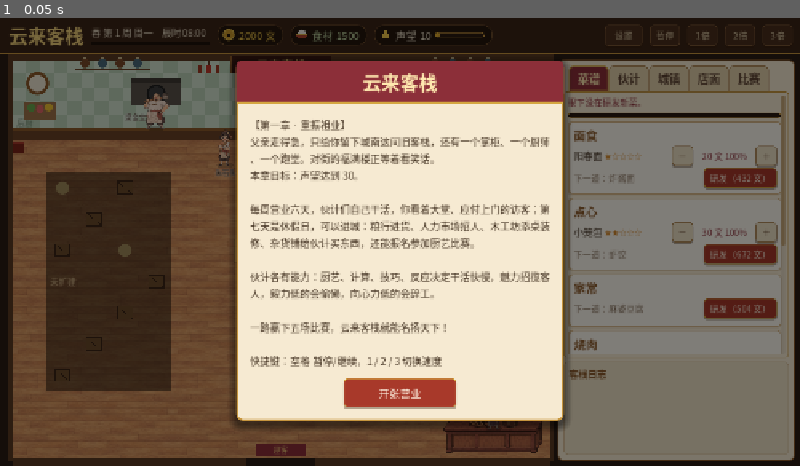
Above: before the commit, frame 1.
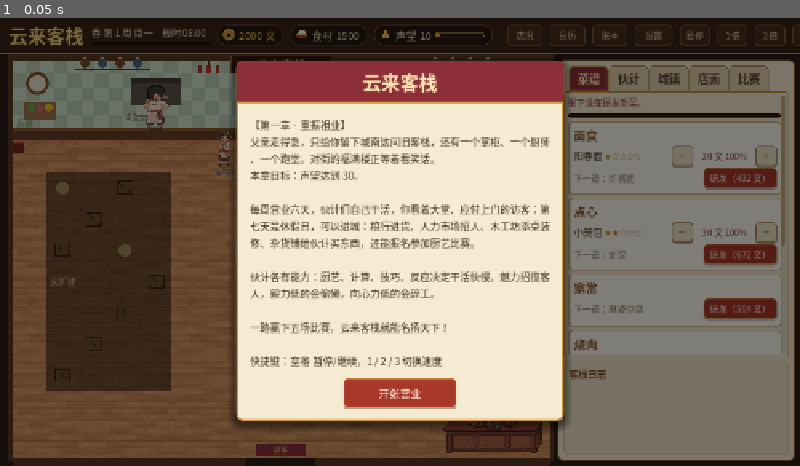
Above: after the commit, the same moment.

Repository: JialiangFan/yunlai-inn
Game: Godot game, scene res://main.tscn
The game is run twice, just before and just after one commit, with the same random seed, the same clock (stepped at 60 frames per second) and the same inputs.
Inputs:
- Up to frame 1 (0.05 s): no input

The runs differ from the first frame. In frame 1, 0.3% of the frame differs, in the area x 63-100%, y 1-7%.

Commit message:
算盘进货、账本、日历、店况窗；日夜光照与客人心情表情
- 粮行「算盘…」：任意数量进货，键盘快捷键（数字、±10、±100、最多、清零、减半、翻倍）
- 账本：本周和前三周分类现金流水，休假日结账，随存档保存
- 日历：本季四周，标出今天、休假日、节庆、比赛周
- 店况：日期、银钱、声望、今日来客/营收/满意度、伙计座位、奖杯，实时刷新
- 日夜光照：黄昏泛黄、入夜变暗，门口、柜台、灶台、灯笼亮暖光
- 客人等待时头顶显示心情小表情（绿/黄/红）
- 补上 Godot 生成的美术 .import 文件

Co-Authored-By: Claude Opus 5.5 <noreply@anthropic.com>

Diff:
--- a/scripts/customer.gd
+++ b/scripts/customer.gd
@@ -163,9 +163,11 @@
 		S.WANT_ORDER:
 			_bubble(o + Vector2(0, -66), "点菜！", Color("c0392b"))
 			_patience_bar(o + Vector2(0, -48))
+			_mood_face(o + Vector2(24, -48), patience / patience_max)
 		S.WAIT_FOOD:
 			_bubble(o + Vector2(0, -66), dish.name, Color("3b2a1a"))
 			_patience_bar(o + Vector2(0, -48))
+			_mood_face(o + Vector2(24, -48), patience / patience_max)
 		S.EATING:
 			# 筷子：从嘴边伸到桌上的碗里，夹一口再送回来
 			var mouth := o + Vector2(5, -24)
@@ -179,6 +181,7 @@
 			var ratio := clampf(1.0 - timer / EAT_TIME, 0.0, 1.0)
 			draw_rect(Rect2(o + Vector2(-14, -48), Vector2(28, 4)), Color(0, 0, 0, 0.45))
 			draw_rect(Rect2(o + Vector2(-14, -48), Vector2(28 * ratio, 4)), Color("8fd16a"))
+			_mood_face(o + Vector2(24, -48), 1.0)
 		S.SELF_PAY:
 			_bubble(o + Vector2(0, -66), "自己算账…", Color("8a7560"))
 		S.TO_COUNTER:
@@ -186,6 +189,21 @@
 		S.LEAVING:
 			if angry:
 				draw_string(main.font, o + Vector2(-12, -46), "哼！", HORIZONTAL_ALIGNMENT_LEFT, -1, 15, Color("ff5b4b"))
+
+
+## 头顶的小表情：耐心多是绿色笑脸，过半是黄色平嘴，快没耐心了是红色撇嘴。
+func _mood_face(c: Vector2, ratio: float) -> void:
+	var col := Color("5cb85c") if ratio > 0.6 else (Color("f0c040") if ratio > 0.3 else Color("e05040"))
+	disc(c, 6.5, Color(0, 0, 0, 0.35))
+	disc(c, 5.5, col)
+	disc(c + Vector2(-2, -1.5), 0.9, Color("2a1d14"))
+	disc(c + Vector2(2, -1.5), 0.9, Color("2a1d14"))
+	if ratio > 0.6:
+		draw_arc(c + Vector2(0, 0.5), 2.6, 0.3, PI - 0.3, 8, Color("2a1d14"), 1.0, true)
+	elif ratio > 0.3:
+		draw_line(c + Vector2(-2.2, 2.2), c + Vector2(2.2, 2.2), Color("2a1d14"), 1.0)
+	else:
+		draw_arc(c + Vector2(0, 4.6), 2.6, PI + 0.3, TAU - 0.3, 8, Color("2a1d14"), 1.0, true)
 
 
 func _draw_hat(o: Vector2) -> void:
--- a/scripts/main.gd
+++ b/scripts/main.gd
@@ -199,6 +199,22 @@
 var food_rows: Array = []  # 粮行每类食材一行：{"lbl", "buy": [按钮], "rush", "auto"}
 var market_rows: Array = []
 var settings_panel: PanelContainer
+var daylight: CanvasModulate
+var glow_layer: Node2D
+var status_panel: PanelContainer
+var status_body: VBoxContainer
+var calc_panel: PanelContainer
+var calc_info: Label
+var calc_qty_lbl: Label
+var calc_cost_lbl: Label
+var calc_ok: Button
+var calc_kind := 0
+var calc_qty := 0
+var ledger_panel: PanelContainer
+var ledger_body: VBoxContainer
+var ledger_history: Array = []  # 前几周的账：{"week", "start", "end", "items"}，最新的在前
+var calendar_panel: PanelContainer
+var calendar_body: VBoxContainer
 var town_scroll: ScrollContainer
 var town_sections := {}
 var btn_auto_food: Button
@@ -271,6 +287,16 @@
 	fx_layer.z_index = 10
 	add_child(fx_layer)
 	fx_layer.draw.connect(_draw_flights)
+	# 日夜光照：整个大堂（不含界面）按时辰调色；灯光单独一层用加亮混合画上去
+	daylight = CanvasModulate.new()
+	add_child(daylight)
+	glow_layer = Node2D.new()
+	glow_layer.z_index = 9
+	var glow_mat := CanvasItemMaterial.new()
+	glow_mat.blend_mode = CanvasItemMaterial.BLEND_MODE_ADD
+	glow_layer.material = glow_mat
+	add_child(glow_layer)
+	glow_layer.draw.connect(_draw_glow)
 	_init_dishes()
 	for r in Data.RIVALS:
 		rivals.append({"rep": r.rep, "price": r.price, "open": int(r.open_week) == 1, "closed": false, "weak": 0})
@@ -318,6 +344,7 @@
 
 
 func _process(delta: float) -> void:
+	_update_daylight()
 	if is_rest_day:
 		queue_redraw()  # 集市里的路人在走
 		return
@@ -360,6 +387,9 @@
 
 
 func _unhandled_input(event: InputEvent) -> void:
+	if event is InputEventKey and _calc_key(event):
+		get_viewport().set_input_as_handled()
+		return
 	if is_rest_day and arranging and not popup.visible:
 		var mp := get_global_mouse_position()
 		var mbt := event as InputEventMouseButton
@@ -1282,6 +1312,7 @@
 
 
 func _enter_rest_day(week_summary := "") -> void:
+	_close_week_ledger()  # 先把这一周的账结了
 	day += 1
 	is_rest_day = true
 	day_over = false
@@ -1360,7 +1391,7 @@
 
 const SAVE_VARS := ["money", "food", "food_price", "reputation", "day", "decor_level", "table_level", "stove_level", "counter_level", "expand_level",
 	"auto_food_on", "auto_food_target", "contest_idx", "contest_active", "contest_days", "contest_value",
-	"contest_sat_sum", "contest_sat_n", "scholar_loan", "game_finished", "food_fixed", "food_used_week", "food_hist", "seats_last_week", "story_step", "story_wait_week", "regular_friend", "rivals", "chapter", "ending_shown"]
+	"contest_sat_sum", "contest_sat_n", "scholar_loan", "game_finished", "food_fixed", "food_used_week", "food_hist", "seats_last_week", "story_step", "story_wait_week", "regular_friend", "rivals", "chapter", "ending_shown", "ledger", "ledger_history", "week_cash_start"]
 
 
 func _save_path() -> String:
@@ -2362,6 +2393,41 @@
 					var a := j * TAU / 5.0
 					fx_layer.draw_circle(f.from + Vector2(cos(a), sin(a) * 0.6) * (6.0 + k * 14.0) + Vector2(0, -k * 10.0), 4.0 + k * 3.0, Color(1, 1, 1, 0.55 * (1.0 - k)))
 	fx_layer.queue_redraw()
+
+
+## 天黑的程度：0 = 白天，1 = 入夜。申时末开始泛黄，酉时渐暗，戌时全黑；休假日的集市一直是白天。
+func night_amount() -> float:
+	if is_rest_day or not game_started:
+		return 0.0
+	return clampf((current_hour() - 17.0) / 2.0, 0.0, 1.0)
+
+
+func _update_daylight() -> void:
+	var h := current_hour()
+	var dusk := 0.0 if (is_rest_day or not game_started) else clampf((h - 15.5) / 1.5, 0.0, 1.0)
+	var n := night_amount()
+	daylight.color = Color.WHITE.lerp(Color(1.0, 0.88, 0.72), dusk).lerp(Color(0.52, 0.56, 0.78), n)
+	glow_layer.queue_redraw()
+
+
+## 夜里的灯光：灯笼、灶火、柜台和门口各一团暖光（加亮混合，叠在调暗的画面上）。
+func _draw_glow() -> void:
+	var n := night_amount()
+	if n < 0.02:
+		return
+	var lights: Array = [[Vector2(450, 690), 70.0], [CASHIER_POS + Vector2(0, 10), 60.0]]
+	if decor_level >= 1:
+		for p in [Vector2(36, 280), Vector2(36, 470), Vector2(864, 280), Vector2(864, 470)]:
+			lights.append([p, 55.0])
+	var chefs := staff_of("厨师")
+	for i in mini(chefs.size(), STOVE_POS.size()):
+		lights.append([STOVE_POS[i] + Vector2(0, 10), 60.0 if chefs[i].order != null else 35.0])
+	var flicker := 0.92 + 0.08 * sin(Time.get_ticks_msec() / 160.0)
+	for l in lights:
+		var p: Vector2 = l[0]
+		var r: float = l[1] * flicker
+		for k in 4:
+			glow_layer.draw_circle(p, r * (1.0 - k * 0.22), Color(1.0, 0.62, 0.25, 0.07 * n), true, -1.0, true)
 
 
 func _draw() -> void:
@@ -3223,6 +3289,11 @@
 	bar_rep.size_flags_vertical = Control.SIZE_SHRINK_CENTER
 	lbl_rep.get_parent().add_child(bar_rep)
 	bar.add_child(_spacer())
+	for spec in [["店况", _open_status], ["日历", _open_calendar], ["账本", _open_ledger]]:
+		var tb := _button(spec[0], spec[1], "BarButton")
+		tb.custom_minimum_size = Vector2(56, 34)
+		tb.size_flags_vertical = Control.SIZE_SHRINK_CENTER
+		bar.add_child(tb)
 	var sound_btn := _button("设置", _toggle_settings, "BarButton")
 	sound_btn.custom_minimum_size = Vector2(60, 34)
 	sound_btn.size_flags_vertical = Control.SIZE_SHRINK_CENTER
@@ -3270,6 +3341,10 @@
 	log_box.add_child(lbl_log)
 
 	_build_settings(root)
+	_build_calc(root)
+	_build_ledger(root)
+	_build_calendar(root)
+	_build_status(root)
 
 	# 弹窗
 	dim = ColorRect.new()
@@ -3462,6 +3537,8 @@
 			var b := _button("+%d" % amount, _buy_food.bind(k, amount))
 			row.add_child(b)
 			fr.buy.append(b)
+		fr["calc"] = _button("算盘…", _open_calc.bind(k), "SecondaryButton")
+		row.add_child(fr.calc)
 		fr["rush"] = _button("急购 %d" % RUSH_FOOD, _rush_food.bind(k))
 		row.add_child(fr.rush)
 		list.add_child(row)
@@ -3608,6 +3685,7 @@
 func _refresh_ui() -> void:
 	if lbl_day == null:
 		return
+	_fill_status()
 	lbl_day.text = "%s %s%s　%s%s" % [season().name, _date_text(), "·" + festival_today if festival_today != "" else "", _clock_text(), "　已打烊" if (not is_open and not is_rest_day) else ""]
 	bar_day.value = 1.0 if is_rest_day else clampf(day_time / ((CLOSE_HOUR - OPEN_HOUR) * SECONDS_PER_HOUR), 0.0, 1.0)
 	lbl_money.text = "%d 文" % money
@@ -3673,6 +3751,7 @@
 			fr.buy[i].disabled = money < _food_cost(k, FOOD_PACKS[i])
 			fr.buy[i].tooltip_text = "%d 文" % _food_cost(k, FOOD_PACKS[i])
 		fr.rush.visible = not is_rest_day
+		fr.calc.visible = is_rest_day
 		fr.rush.disabled = money < _food_cost(k, RUSH_FOOD) * 2
 		fr.rush.tooltip_text = "营业日急购价翻倍：%d 文" % (_food_cost(k, RUSH_FOOD) * 2)
 		fr.auto.text = "　%s补到 %d" % ["固定 " if food_fixed[k] else "智能 ", auto_food_target[k]]
@@ -3783,7 +3862,349 @@
 
 
 func _toggle_settings() -> void:
-	settings_panel.visible = not settings_panel.visible
+	_show_window(settings_panel)
+
+
+# ---------------- 浮动小窗：算盘（进货数量）、账本、日历 ----------------
+
+## 做一个带标题和「关闭」的浮动小窗，返回 [窗口, 内容容器]。
+func _make_window(root: Control, title: String, pos: Vector2, width: float) -> Array:
+	var panel := PanelContainer.new()
+	var sb := _box(Color("f6ead2"), Color("c8963e"), 8, 2, 14)
+	sb.shadow_color = Color(0, 0, 0, 0.4)
+	sb.shadow_size = 10
+	panel.add_theme_stylebox_override("panel", sb)
+	panel.position = pos
+	panel.custom_minimum_size = Vector2(width, 0)
+	panel.hide()
+	root.add_child(panel)
+	var vb := VBoxContainer.new()
+	vb.add_theme_constant_override("separation", 8)
+	panel.add_child(vb)
+	var head := HBoxContainer.new()
+	head.add_child(_title_label(title, 22, Color("8c2f39")))
+	head.add_child(_spacer())
+	head.add_child(_button("关闭", panel.hide, "SecondaryButton"))
+	vb.add_child(head)
+	var body := VBoxContainer.new()
+	body.add_theme_constant_override("separation", 6)
+	vb.add_child(body)
+	return [panel, body]
+
+
+## 只开一个小窗：开新的就把别的关掉。
+func _show_window(panel: PanelContainer) -> void:
+	for p in [calc_panel, ledger_panel, calendar_panel, settings_panel, status_panel]:
+		if p != panel:
+			p.hide()
+	panel.visible = not panel.visible
+
+
+# 算盘：休假日在粮行进货时输入任意数量。
+# 键盘：数字键输入，退格删一位，+/- 加减 10，PageUp/PageDown 加减 100，
+#       Home 填到买得起的最多，End 清零，/ 减半，* 翻倍，回车确定，Esc 取消。
+
+func _build_calc(root: Control) -> void:
+	var w := _make_window(root, "算盘 · 进货", Vector2(300, 150), 340)
+	calc_panel = w[0]
+	var body: VBoxContainer = w[1]
+	calc_info = _wrap(_label("", 15), 310.0)
+	body.add_child(calc_info)
+	calc_qty_lbl = _title_label("", 34, Color("3b2a1a"))
+	calc_qty_lbl.horizontal_alignment = HORIZONTAL_ALIGNMENT_RIGHT
+	var qbox := PanelContainer.new()
+	qbox.add_theme_stylebox_override("panel", _box(Color("2a1a10"), Color("8b5a2b"), 4, 2, 8))
+	calc_qty_lbl.add_theme_color_override("font_color", Color("ffd34d"))
+	qbox.add_child(calc_qty_lbl)
+	body.add_child(qbox)
+	calc_cost_lbl = _label("", 15, Color("8c2f39"))
+	body.add_child(calc_cost_lbl)
+	var grid := GridContainer.new()
+	grid.columns = 4
+	grid.add_theme_constant_override("h_separation", 4)
+	grid.add_theme_constant_override("v_separation", 4)
+	for spec in [["−100", "add", -100], ["−10", "add", -10], ["+10", "add", 10], ["+100", "add", 100],
+			["减半", "half", 0], ["翻倍", "double", 0], ["最多", "max", 0], ["清零", "clear", 0]]:
+		var b := _button(spec[0], _calc_op.bind(spec[1], spec[2]), "SecondaryButton")
+		b.custom_minimum_size = Vector2(74, 32)
+		grid.add_child(b)
+	body.add_child(grid)
+	body.add_child(_hint("键盘也能用：数字键输入、+ − 加减 10、PageUp/PageDown 加减 100、Home 最多、End 清零、/ 减半、* 翻倍、回车确定。"))
+	calc_ok = _button("进货", _calc_confirm)
+	calc_ok.custom_minimum_size = Vector2(0, 38)
+	body.add_child(calc_ok)
+
+
+func _open_calc(k: int) -> void:
+	if not is_rest_day:
+		return
+	calc_kind = k
+	calc_qty = 0
+	_show_window(calc_panel)
+	_calc_refresh()
+
+
+func _calc_max() -> int:
+	return clampi(int(floor(money / maxf(_food_mult(calc_kind), 0.01))), 0, 9999)
+
+
+func _calc_op(op: String, n: int) -> void:
+	match op:
+		"add":
+			calc_qty += n
+		"half":
+			calc_qty /= 2
+		"double":
+			calc_qty *= 2
+		"max":
+			calc_qty = _calc_max()
+		"clear":
+			calc_qty = 0
+		"digit":
+			calc_qty = calc_qty * 10 + n
+		"back":
+			calc_qty /= 10
+	calc_qty = clampi(calc_qty, 0, 9999)
+	_calc_refresh()
+
+
+func _calc_refresh() -> void:
+	var fk: Dictionary = Data.FOOD_KINDS[calc_kind]
+	var mult := _food_mult(calc_kind)
+	calc_info.text = "进「%s」：本周行情 %.2f 文/份\n库存 %d，自动补货目标 %d" % [fk.name, mult, food[calc_kind], auto_food_target[calc_kind]]
+	calc_qty_lbl.text = "%d 份" % calc_qty
+	var cost := _food_cost(calc_kind, calc_qty)
+	calc_cost_lbl.text = "合计 %d 文（手头 %d 文，最多买得起 %d 份）" % [cost, money, _calc_max()]
+	calc_ok.disabled = calc_qty <= 0 or cost > money
+	calc_ok.text = "进货 %d 份" % calc_qty if calc_qty > 0 else "进货"
+
+
+func _calc_confirm() -> void:
+	if calc_qty <= 0 or _food_cost(calc_kind, calc_qty) > money:
+		return
+	_buy_food(calc_kind, calc_qty)
+	sfx.play("coin", -4.0)
+	calc_panel.hide()
+
+
+## 算盘开着时的键盘操作，处理了返回 true。
+func _calc_key(k: InputEventKey) -> bool:
+	if not calc_panel.visible or not k.pressed:
+		return false
+	var code := k.keycode
+	if code >= KEY_0 and code <= KEY_9:
+		_calc_op("digit", code - KEY_0)
+	elif code >= KEY_KP_0 and code <= KEY_KP_9:
+		_calc_op("digit", code - KEY_KP_0)
+	else:
+		match code:
+			KEY_BACKSPACE:
+				_calc_op("back", 0)
+			KEY_KP_ADD, KEY_EQUAL, KEY_PLUS:
+				_calc_op("add", 10)
+			KEY_KP_SUBTRACT, KEY_MINUS:
+				_calc_op("add", -10)
+			KEY_PAGEUP:
+				_calc_op("add", 100)
+			KEY_PAGEDOWN:
+				_calc_op("add", -100)
+			KEY_HOME:
+				_calc_op("max", 0)
+			KEY_END:
+				_calc_op("clear", 0)
+			KEY_KP_DIVIDE, KEY_SLASH:
+				_calc_op("half", 0)
+			KEY_KP_MULTIPLY, KEY_ASTERISK:
+				_calc_op("double", 0)
+			KEY_ENTER, KEY_KP_ENTER:
+				_calc_confirm()
+			KEY_ESCAPE:
+				calc_panel.hide()
+			_:
+				return false
+	return true
+
+
+# 账本：本周（进行中）和前三周的现金流水，按类别列出。
+
+const LEDGER_ORDER := ["营业", "比赛", "事件", "工钱", "租金", "常规采购", "急购本金", "急购加价", "店面", "研发", "招人", "税与失窃", "其他"]
+
+
+func _build_ledger(root: Control) -> void:
+	var w := _make_window(root, "账本", Vector2(240, 80), 600)
+	ledger_panel = w[0]
+	ledger_body = w[1]
+
+
+func _open_ledger() -> void:
+	_show_window(ledger_panel)
+	if not ledger_panel.visible:
+		return
+	for ch in ledger_body.get_children():
+		ch.queue_free()
+	var cols: Array = [{"title": "本周（进行中）", "start": week_cash_start, "end": money, "items": ledger}]
+	for h in ledger_history:
+		cols.append({"title": "第 %d 周" % int(h.week), "start": int(h.start), "end": int(h.end), "items": h["items"]})
+	var grid := GridContainer.new()
+	grid.columns = cols.size() + 1
+	grid.add_theme_constant_override("h_separation", 18)
+	grid.add_theme_constant_override("v_separation", 3)
+	grid.add_child(_label("", 14))
+	for c in cols:
+		grid.add_child(_title_label(c.title, 15, Color("8b5a2b")))
+	var rows := [["期初银钱", "start"]]
+	for cat in LEDGER_ORDER:
+		rows.append([cat, cat])
+	rows.append(["期末银钱", "end"])
+	for r in rows:
+		var key: String = r[1]
+		var is_edge := key == "start" or key == "end"
+		grid.add_child(_label(r[0], 14, Color("3b2a1a") if is_edge else Color("5a4030")))
+		for c in cols:
+			var v := int(c[key]) if is_edge else int(c["items"].get(key, 0))
+			var col := Color("3b2a1a")
+			if not is_edge:
+				col = Color("3f7d3a") if v > 0 else (Color("a8392a") if v < 0 else Color("b0a08a"))
+			var txt := "%d" % v if is_edge else ("%+d" % v if v != 0 else "—")
+			var l := _label(txt, 14, col)
+			l.horizontal_alignment = HORIZONTAL_ALIGNMENT_RIGHT
+			grid.add_child(l)
+	ledger_body.add_child(grid)
+	ledger_body.add_child(_hint("每个休假日结一次账，账本最多留前三周。「其他」是没单独记账的零碎进出（比如书生还的谢礼）。"))
+
+
+## 休假日结账：把这周的流水存进账本，开始记下一周。
+func _close_week_ledger() -> void:
+	var known := 0
+	for k in ledger:
+		known += int(ledger[k])
+	ledger["其他"] = money - week_cash_start - known
+	ledger_history.push_front({"week": week(), "start": week_cash_start, "end": money, "items": ledger.duplicate()})
+	while ledger_history.size() > 3:
+		ledger_history.pop_back()
+	ledger = {}
+	week_cash_start = money
+
+
+# 店况：一眼看清客栈眼下怎么样。开着的时候随营业实时刷新。
+
+func _build_status(root: Control) -> void:
+	var w := _make_window(root, "店况", Vector2(30, 70), 360)
+	status_panel = w[0]
+	status_body = w[1]
+
+
+func _open_status() -> void:
+	_show_window(status_panel)
+	_fill_status()
+
+
+func _fill_status() -> void:
+	if status_panel == null or not status_panel.visible:
+		return
+	for ch in status_body.get_children():
+		ch.queue_free()
+	var top := HBoxContainer.new()
+	top.add_theme_constant_override("separation", 12)
+	var face: Texture2D = art.staff("掌柜", int(staff_of("掌柜")[0].info.get("look", 0))) if not staff_of("掌柜").is_empty() else null
+	if face != null:
+		var tr := TextureRect.new()
+		tr.texture = face
+		tr.expand_mode = TextureRect.EXPAND_IGNORE_SIZE
+		tr.stretch_mode = TextureRect.STRETCH_KEEP_ASPECT_CENTERED
+		tr.custom_minimum_size = Vector2(70, 90)
+		top.add_child(tr)
+	var head := VBoxContainer.new()
+	head.add_child(_title_label("%s季 · %s" % [season().name, _date_text()], 17, Color("3b2a1a")))
+	head.add_child(_label(_clock_text() + ("　营业中" if (is_open and not is_rest_day) else "　歇业"), 14, Color("6b5a44")))
+	head.add_child(_label(Data.CHAPTERS[mini(chapter, Data.CHAPTERS.size() - 1)].title, 14, Color("8c2f39")))
+	top.add_child(head)
+	status_body.add_child(top)
+	var served: int = stats.get("served", 0)
+	var rows := [
+		["银钱", "%d 文" % money],
+		["声望", "%d / 100" % int(reputation)],
+		["今日来客", "%d 位（招待 %d，气走 %d，客满错过 %d）" % [stats.get("visitors", 0), served, stats.get("angry", 0), stats.get("lost_full", 0)]],
+		["今日营收", "%d 文" % int(stats.get("income", 0))],
+		["今日满意度", ("%d%%" % int(float(stats.get("sat_sum", 0.0)) / served * 100.0)) if served > 0 else "—"],
+		["伙计 / 座位", "%d 人 / %d 座" % [staff.size(), tables.size()]],
+		["比赛奖杯", "%d / %d" % [contest_idx, Data.CONTESTS.size()]],
+	]
+	var grid := GridContainer.new()
+	grid.columns = 2
+	grid.add_theme_constant_override("h_separation", 14)
+	grid.add_theme_constant_override("v_separation", 4)
+	for r in rows:
+		grid.add_child(_label(r[0], 14, Color("8b5a2b")))
+		grid.add_child(_wrap(_label(r[1], 14, Color("3b2a1a")), 230.0))
+	status_body.add_child(grid)
+
+
+# 日历：这一季的四周，标出今天、休假日、节庆和比赛周。
+
+func _build_calendar(root: Control) -> void:
+	var w := _make_window(root, "日历", Vector2(250, 90), 560)
+	calendar_panel = w[0]
+	calendar_body = w[1]
+
+
+func _open_calendar() -> void:
+	_show_window(calendar_panel)
+	if not calendar_panel.visible:
+		return
+	for ch in calendar_body.get_children():
+		ch.queue_free()
+	var si := season_of_week(week())
+	var se: Dictionary = Data.SEASONS[si]
+	var first_week := ((week() - 1) / Data.WEEKS_PER_SEASON) * Data.WEEKS_PER_SEASON + 1
+	calendar_body.add_child(_title_label("%s季（第 %d～%d 周）" % [se.name, first_week, first_week + Data.WEEKS_PER_SEASON - 1], 18, Color("3b2a1a")))
+	calendar_body.add_child(_wrap(_label(se.desc, 13, Color("6b5a44")), 530.0))
+	var grid := GridContainer.new()
+	grid.columns = 7
+	grid.add_theme_constant_override("h_separation", 4)
+	grid.add_theme_constant_override("v_separation", 4)
+	for wd in Data.WEEKDAYS:
+		var h := _label(wd, 13, Color("8b5a2b"))
+		h.horizontal_alignment = HORIZONTAL_ALIGNMENT_CENTER
+		h.custom_minimum_size = Vector2(72, 0)
+		grid.add_child(h)
+	# 休假日报的名，比的是下一周；营业日里比的就是这一周
+	var contest_week := (week() + (1 if is_rest_day else 0)) if contest_active else -1
+	for wi in Data.WEEKS_PER_SEASON:
+		var wk := first_week + wi
+		for wd in 7:
+			var d := (wk - 1) * 7 + wd + 1
+			var lines := PackedStringArray(["%d 日" % d])
+			var fest := ""
+			for f in Data.FESTIVALS:
+				if int(f.season) == si and int(f.week) == wi and int(f.weekday) == wd:
+					fest = f.name
+			if fest != "":
+				lines.append(fest)
+			elif wd == 6:
+				lines.append("逛集市")
+			if wk == contest_week and wd < 6:
+				lines.append("比赛")
+			var bg := Color("fffaf0")
+			if wd == 6:
+				bg = Color("e8dcc0")
+			if fest != "":
+				bg = Color("f6d2c0")
+			if wk == contest_week and wd < 6:
+				bg = Color("f3e2a8")
+			if d < day:
+				bg = bg.darkened(0.12)
+			var border := Color("8c2f39") if d == day else Color("d9c09a")
+			var cell := PanelContainer.new()
+			cell.add_theme_stylebox_override("panel", _box(bg, border, 4, 3 if d == day else 1, 4))
+			cell.custom_minimum_size = Vector2(72, 52)
+			var l := _label("\n".join(lines), 12, Color("3b2a1a") if d >= day else Color("8a7a6a"))
+			l.horizontal_alignment = HORIZONTAL_ALIGNMENT_CENTER
+			cell.add_child(l)
+			grid.add_child(cell)
+	calendar_body.add_child(grid)
+	var next_se: Dictionary = Data.SEASONS[(si + 1) % Data.SEASONS.size()]
+	calendar_body.add_child(_hint("红框是今天。下一季是%s季：%s" % [next_se.name, next_se.desc]))
 
 
 ## 设置面板：总音量 + 四类声音各自开关。改了就生效、自动保存。
@@ -3933,6 +4354,12 @@
 	if day == 3 and day_time > 100.0 and not auto_done.has("shot_d3"):
 		auto_done["shot_d3"] = true
 		_shot("d3_busy")
+	if day == 3 and current_hour() > 19.3 and not auto_done.has("shot_night"):
+		auto_done["shot_night"] = true
+		_open_status()
+		print("[autotest] night=%.2f status_visible=%s" % [night_amount(), status_panel.visible])
+		await _shot("d3_night")
+		status_panel.hide()
 	if day == 9 and day_time > 100.0 and not auto_done.has("shot_d9"):
 		auto_done["shot_d9"] = true
 		tabs.current_tab = 4
@@ -4015,6 +4442,23 @@
 			sfx.volume, sfx.sfx_on, sfx.voice_on, sfx.ambient_on, sfx.music_on, sfx.has_music()])
 		await _shot("settings")
 		_toggle_settings()
+		_open_calc(0)
+		for key in [KEY_3, KEY_0, KEY_PAGEUP, KEY_KP_MULTIPLY]:  # 30 → 130 → 260
+			var ev := InputEventKey.new()
+			ev.keycode = key
+			ev.pressed = true
+			_calc_key(ev)
+		print("[autotest] calc qty=%d (expect 260)" % calc_qty)
+		await _shot("calc")
+		var food_before: int = food[0]
+		_calc_confirm()
+		print("[autotest] calc bought: %d -> %d" % [food_before, food[0]])
+		_open_ledger()
+		print("[autotest] ledger weeks=%d last_end=%d" % [ledger_history.size(), int(ledger_history[0].end) if not ledger_history.is_empty() else -1])
+		await _shot("ledger")
+		_open_calendar()
+		await _shot("calendar")
+		calendar_panel.hide()
 		_save_game()
 		var before := "%d|%d|%s|%s|%s|%s|%s|%s" % [money, staff.size(), research.points, str(ornaments), staff[0].info.stats, food, food_price, pieces]
 		_load_game()
@@ -4138,19 +4582,14 @@
 	if _contest_block_reason() == "" and money - int(Data.CONTESTS[contest_idx].fee) >= CASH_RESERVE:
 		_sign_contest()
 	# 周报：本周现金流（期初 → 期末，各类相加，对不上的部分记「其他」）
-	var known := 0
-	for k in ledger:
-		known += int(ledger[k])
-	ledger["其他"] = money - week_cash_start - known
+	var last_week: Dictionary = ledger_history[0] if not ledger_history.is_empty() else {"start": money, "items": {}}
 	print("[play] W%02d %s cash %d->%d rep=%d seats_next=%d staff=%d | visit=%d served=%d full=%d(%d%%) angry=%d price=%d sat=%d%% | ch=%d contest=%d exp=%d decor=%d tbl=%d stove=%d ctr=%d | rivals=%s | %s" % [
-		week(), season().name, week_cash_start, money, int(reputation), tables.size(), staff.size(),
+		week(), season().name, int(last_week.start), money, int(reputation), tables.size(), staff.size(),
 		w.get("visitors", 0), w.get("served", 0), w.get("lost_full", 0), int(full_rate * 100.0), w.get("angry", 0), w.get("lost_price", 0),
 		int(float(w.get("sat", 0.0)) / maxf(1.0, float(w.get("served", 0))) * 100.0),
 		chapter, contest_idx, expand_level, decor_level, table_level, stove_level, counter_level,
-		rivals.map(func(x): return "%d%s" % [int(x.rep), "" if x.open else ("x" if x.closed else "-")]), str(ledger)])
+		rivals.map(func(x): return "%d%s" % [int(x.rep), "" if x.open else ("x" if x.closed else "-")]), str(last_week["items"])])
 	week_sum = {}
-	ledger = {}
-	week_cash_start = money
 	if week() >= autoplay_weeks:
 		print("[play] done")
 		get_tree().quit()
Not shown, added: art/dishes/东坡肉.png.import
Not shown, added: art/dishes/佛跳墙.png.import
Not shown, added: art/dishes/北京烤鸭.png.import
Not shown, added: art/dishes/回锅肉.png.import
Not shown, added: art/dishes/宫保鸡丁.png.import
Not shown, added: art/dishes/小笼包.png.import
Not shown, added: art/dishes/松鼠鳜鱼.png.import
Not shown, added: art/dishes/清蒸鲈鱼.png.import
Not shown, added: art/dishes/炸酱面.png.import
Not shown, added: art/dishes/牛肉拉面.png.import
Not shown, added: art/dishes/老鸭汤.png.import
Not shown, added: art/dishes/虾饺.png.import
(and 68 more such lines)
